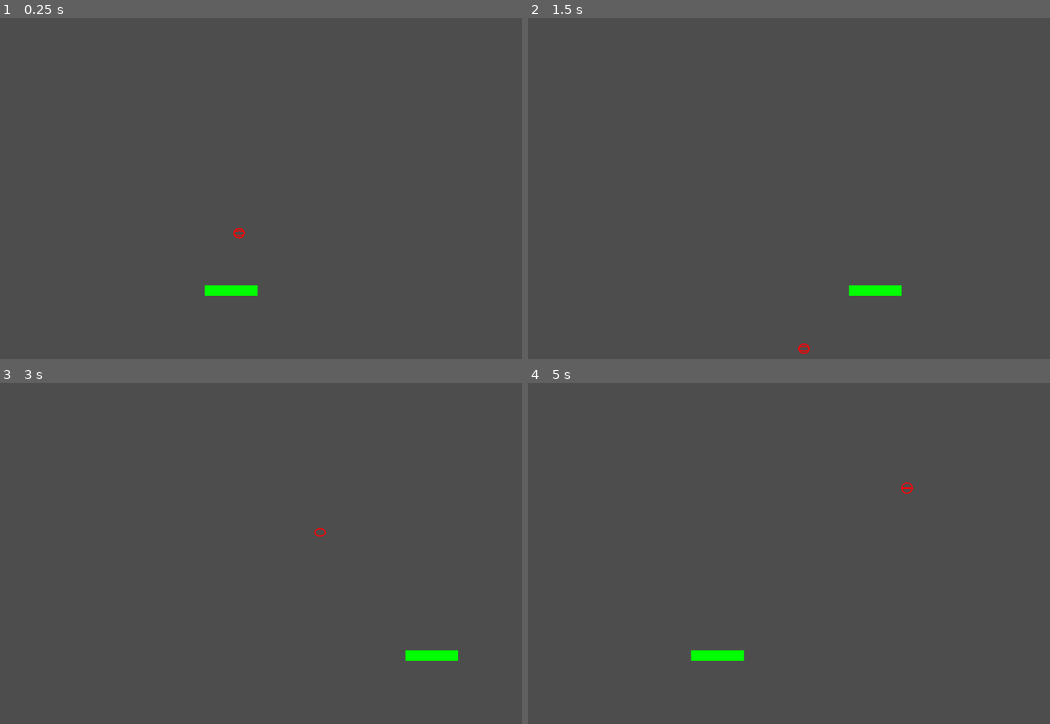
Above: before the commit, frames 1-4 (two rows, left to right).
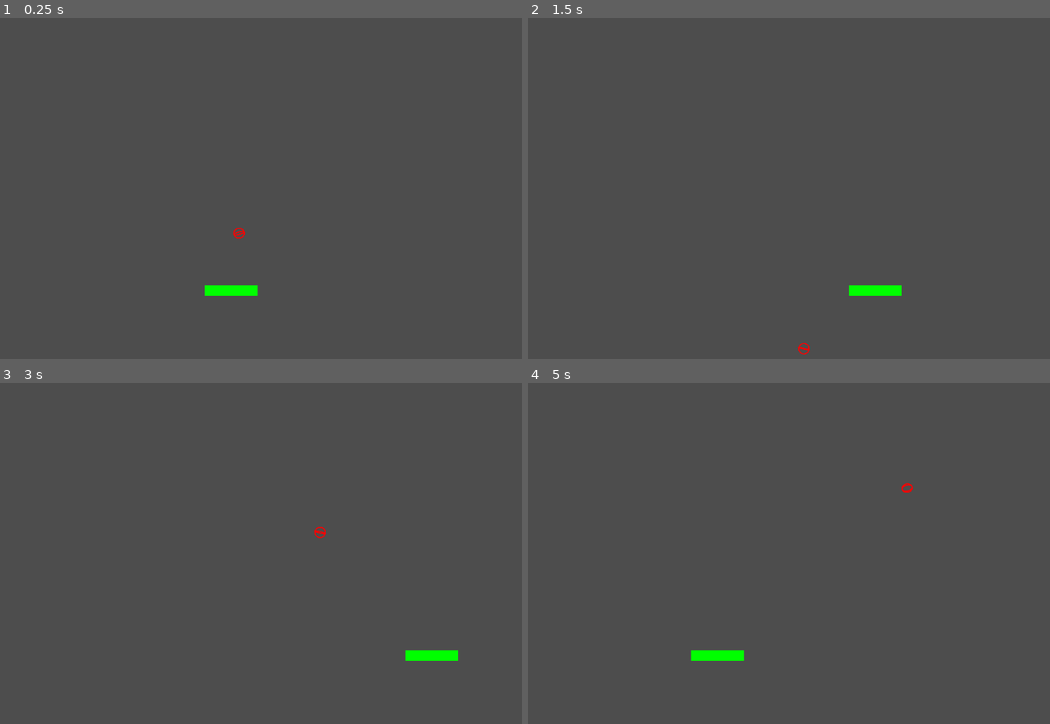
Above: after the commit, the same moments.

Repository: varugasu/pong
Game: Godot game, scene res://scenes/game.tscn
Same seed, same stepped clock (60 frames per second), same inputs: the game is played once before the commit and once after it.
Inputs:
- Up to frame 1 (0.25 s): no input
- Up to frame 2 (1.5 s): tap Enter at 0.5 s; hold D (move_right) 0.53-1.28 s; hold A (move_left) from 1.28 s (still down)
- Up to frame 3 (3 s): release A (move_left) at 2.03 s; hold D (move_right) from 2.03 s (still down)
- Up to frame 4 (5 s): release D (move_right) at 3.53 s; hold A (move_left) from 3.53 s (still down)

The runs differ from the first frame. In frame 1, less than 0.1% of the frame differs, in the area x 44-47%, y 61-65%; in frame 2, less than 0.1%; in frame 3, less than 0.1%; in frame 4, less than 0.1%, in the area x 71-74%, y 29-33%.

Commit message:
feat: ball angle based on velocity

Diff:
--- a/scenes/game.tscn
+++ b/scenes/game.tscn
@@ -10,6 +10,7 @@
 
 [node name="Ball" parent="." instance=ExtResource("2_yqjtg")]
 position = Vector2(602, 360)
+rotation_multiplier = 0.005
 velocity = Vector2(500, 3000)
 bouncing_speed_multiplier = 1.2
 max_speed = 3000.0
--- a/scripts/ball.gd
+++ b/scripts/ball.gd
@@ -11,24 +11,36 @@
 @export var bouncing_speed_multiplier = 5.0
 @export var max_speed = 5000.0
 
+@export var debug_mode = false
+
 var rotation_angle = 0.0
 
 var screen_size = Vector2.ZERO
 
 func _draw() -> void:
+	var velocity_angle = velocity.angle()
+	# rotates the coordinate system
+	# draw_set_transform(Vector2.ZERO, velocity_angle, Vector2.ONE)
+
 	var arc_points1: Array[Vector2] = []
 	var arc_points2: Array[Vector2] = []
 	for i in circle_segments + 1:
 		var theta = (i / float(circle_segments)) * TAU
-		var x_3d = radius * cos(theta)
-		var y_3d = radius * sin(theta)
+		var x = radius * cos(theta)
+		var y = radius * sin(theta)
+
+		var p1 = Vector2(x * cos(rotation_angle), y).rotated(velocity_angle)
+		var p2 = Vector2(x * cos(rotation_angle + PI / 2), y).rotated(velocity_angle)
 
 
-		arc_points1.append(Vector2(x_3d, y_3d * cos(rotation_angle)))
-		arc_points2.append(Vector2(x_3d, y_3d * cos(rotation_angle + PI / 2)))
+		arc_points1.append(p1)
+		arc_points2.append(p2)
 
 	draw_polyline(arc_points1, color, line_thickness)
 	draw_polyline(arc_points2, color, line_thickness)
+	if debug_mode:
+		draw_line(Vector2.ZERO, velocity.normalized() * radius * 2, Color.YELLOW, 2.0)
+
 
 func _ready() -> void:
 	if Engine.is_editor_hint():
@@ -53,7 +65,7 @@
 		return
 	_update_wall_collision()
 
-	rotation_angle += velocity.y * rotation_multiplier * delta
+	rotation_angle += velocity.length() * rotation_multiplier * delta
 	rotation_angle = fmod(rotation_angle, TAU)
 
 	if velocity.length() > max_speed:
